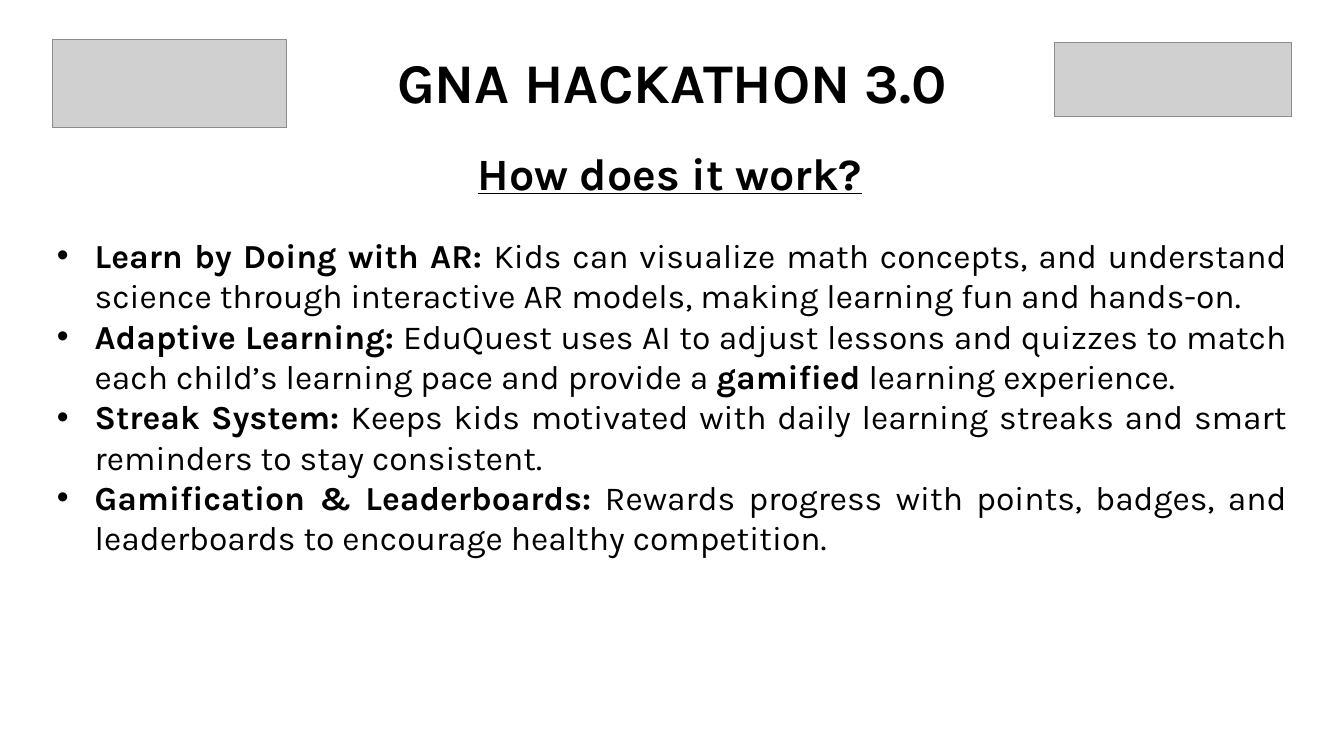
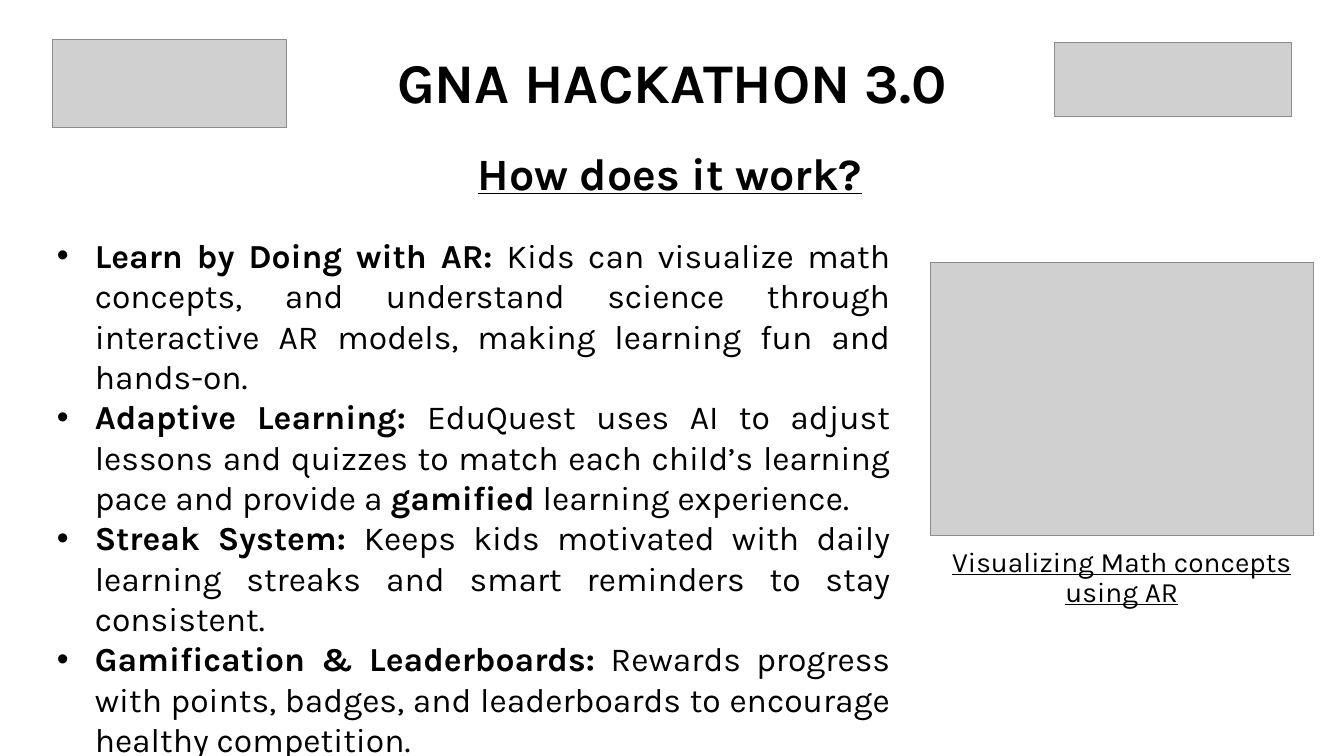
Before and after one commit to Anish0i0/eduquest, a slide deck: slide 4 of GNA Hackathon 3.0 Presentation.pptx. Drawn at 1344x756 pixels with LibreOffice and Linux fonts; fonts in the diff are those of the drawing; grey boxes stand for pictures. Boxes give left, top, right and bottom in pixels: in the first picture for what was removed or moved away, otherwise in the second. Text is boxed around its words. In the diff, an @@ line names an element or a change of style, - is before the commit and + after.

```diff
--- a/GNA Hackathon 3.0 Presentation.pptx
+++ b/GNA Hackathon 3.0 Presentation.pptx
@@ text "Learn by Doing with AR: ..." rewrapped from bbox=[95, 244, 1287, 559] to bbox=[95, 244, 890, 721] @@
@@ picture added at bbox=[931, 262, 1314, 535] @@
@@ text added at bbox=[952, 552, 1291, 609], 20 pt, text #000000, underline @@
+Visualizing Math concepts using AR
```
Also in this commit, not shown: 3 other slides changed.
